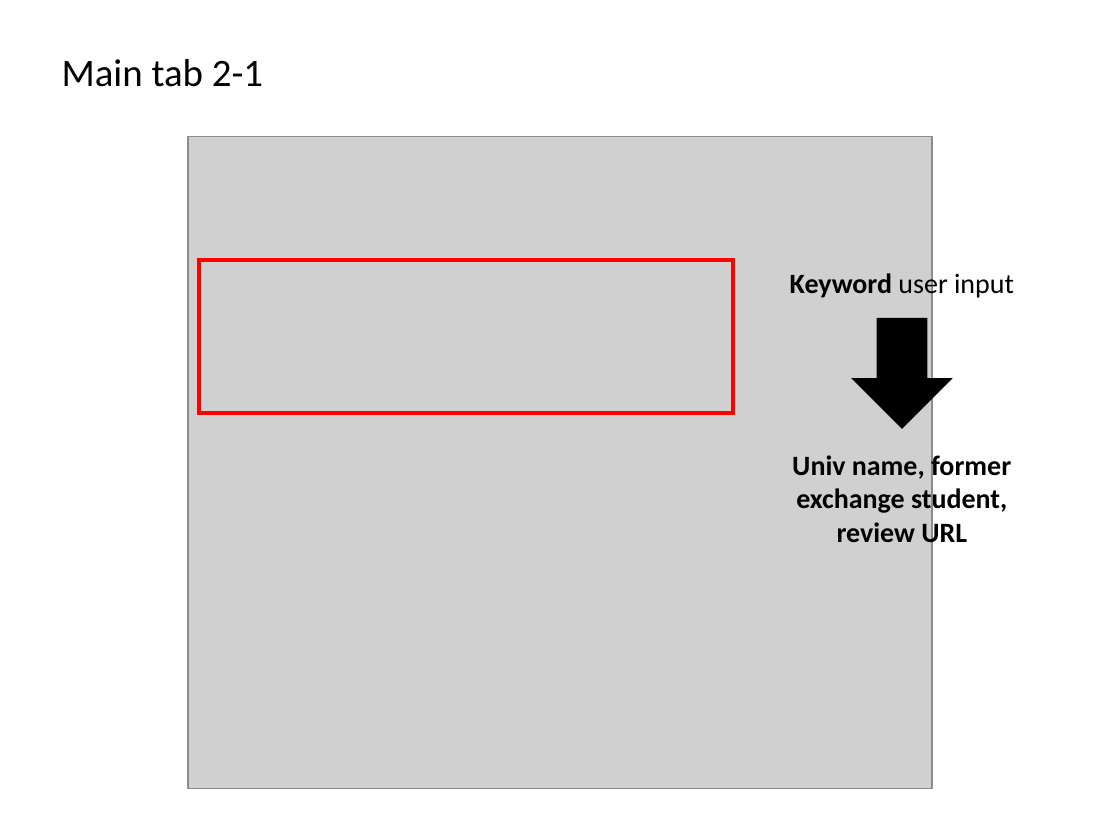
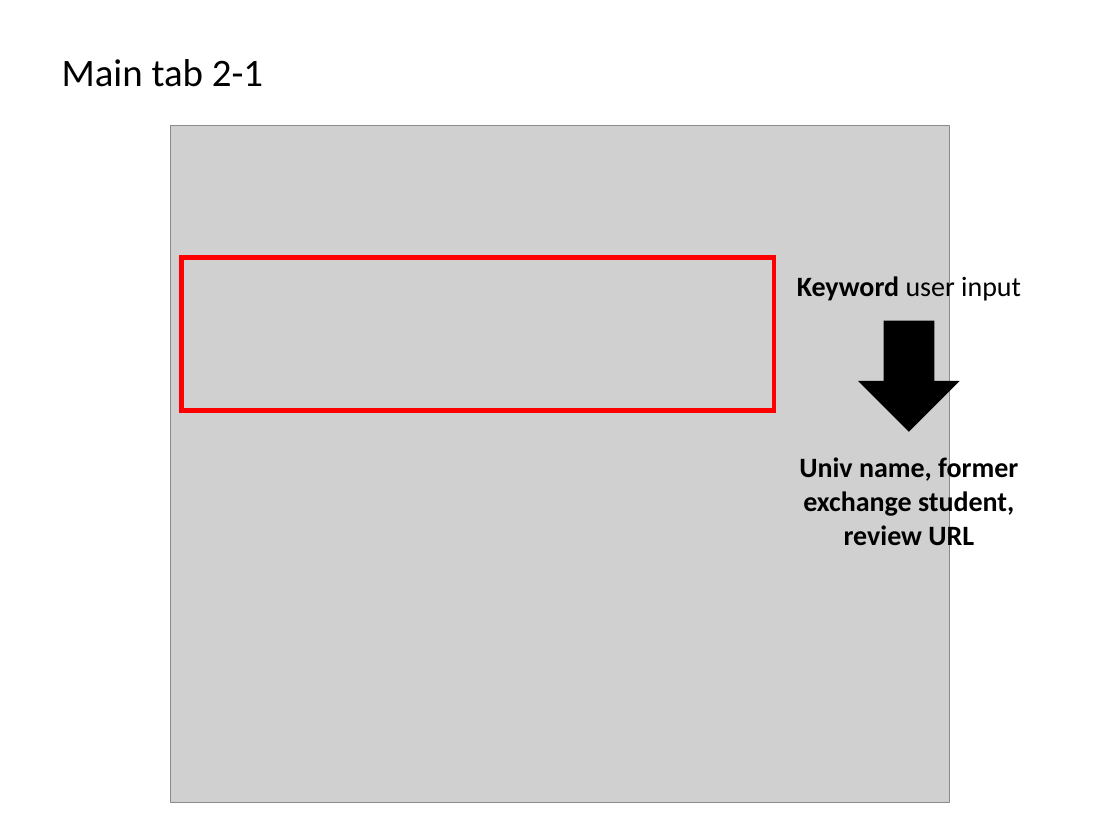
Before and after one commit to hy2850/CS360-HOEP-Project, a slide deck: slide 20 of v20181203 Final Presentation.pptx (slide 19 before the commit). Drawn at 1120x840 pixels with LibreOffice and Linux fonts; fonts in the diff are those of the drawing; grey boxes stand for pictures. Boxes give left, top, right and bottom in pixels: in the first picture for what was removed or moved away, otherwise in the second. Text is boxed around its words. In the diff, an @@ line names an element or a change of style, - is before the commit and + after.

```diff
--- a/v20181203 Final Presentation.pptx
+++ b/v20181203 Final Presentation.pptx
@@ picture: place and size @@
-picture at (188, 137, 932, 788)
+picture at (170, 125, 949, 802)
@@ rectangle: place and size @@
-rectangle at (199, 260, 734, 413)
+rectangle at (181, 258, 774, 411)
@@ text "Keyword user input": place and size @@
-text "Keyword user input" at (790, 270, 1014, 300)
+text "Keyword user input" at (797, 273, 1021, 303)
@@ right arrow: place and size @@
-right arrow at (851, 318, 953, 429)
+right arrow at (858, 321, 960, 432)
@@ text "Univ name, former exchange student, ...": place and size @@
-text "Univ name, former exchange student, ..." at (792, 451, 1011, 549)
+text "Univ name, former exchange student, ..." at (799, 454, 1018, 551)
```
Also in this commit, not shown: 7 other slides changed, 1 slide added, 3 other files.
